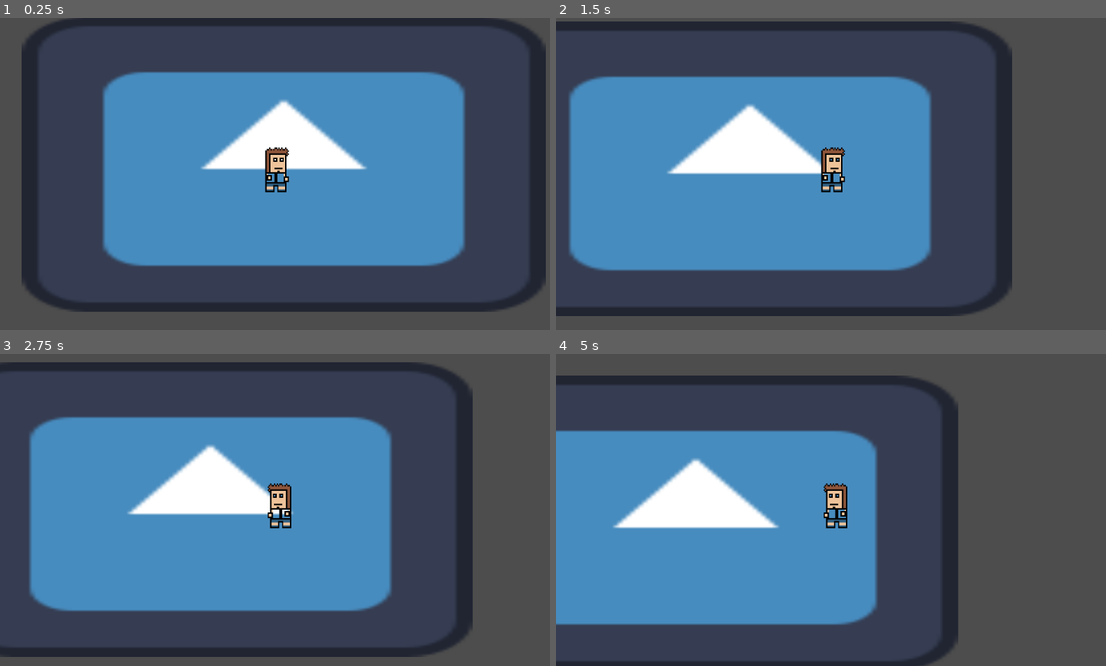
Above: before the commit, frames 1-4 (two rows, left to right).
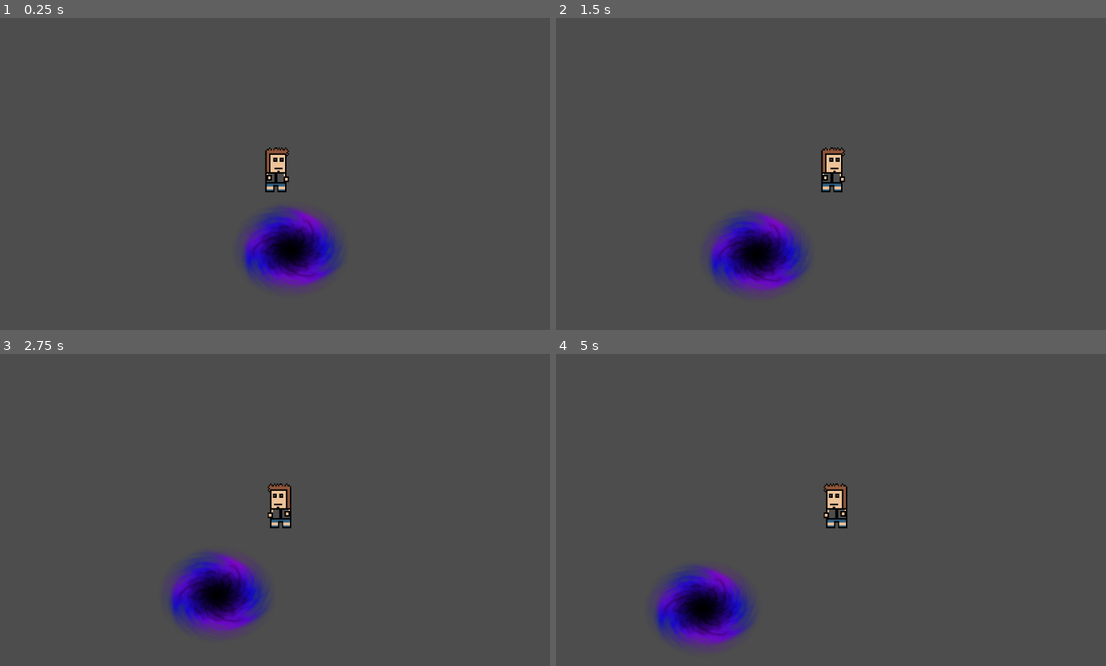
Above: after the commit, the same moments.

Repository: CISC204-S26/hw4-bribri-dtb
Game: Godot game, scene res://node_2d.tscn
Two runs of this game, one before a commit and one after it. Both use one fixed random seed, a clock stepped at 60 frames per second and the inputs below. The engine's default icon, where the game draws it, is replaced by a stand-in: a white triangle on a blue panel in a dark square.
Inputs:
- Up to frame 1 (0.25 s): no input
- Up to frame 2 (1.5 s): tap Enter at 0.5 s; hold Right (move right) from 0.53 s (still down); tap W (move up) at 0.77 s
- Up to frame 3 (2.75 s): tap W (move up) at 1.52 s; release Right (move right) at 2.03 s; hold A (move left) from 2.03 s (still down)
- Up to frame 4 (5 s): release A (move left) at 2.78 s; hold Right (move right) 2.78-4.28 s; tap W (move up) at 3.02, 3.77, 4.52 s; hold A (move left) from 4.28 s (still down)

The runs differ from the first frame. In frame 1, 53% of the frame differs, in the area x 3-100%, y 0-95%; in frame 2, 49%; in frame 3, 50%; in frame 4, 43%.

Commit message:
v4.5 next level and portal 1.

Diff:
--- /dev/null
+++ b/pair-project/area_2d.gd
@@ -0,0 +1,11 @@
+extends Area2D
+
+@export var target_scene_path: String = "res://level_1.tscn"
+
+func _ready():
+	connect("body_entered", Callable(self, "_on_body_entered"))
+
+func _on_body_entered(body):
+	if body.is_in_group("player"):
+		print("Player entered portal! Loading Level2...")
+		get_tree().change_scene_to_file(target_scene_path)
--- /dev/null
+++ b/pair-project/character_body_2d.gd
@@ -0,0 +1,24 @@
+extends CharacterBody2D
+
+@export var speed := 200.0
+@export var jump_velocity := -400.0
+var gravity = ProjectSettings.get_setting("physics/2d/default_gravity")
+
+func _ready():
+	add_to_group("player")  # for coins and DeathZone detection
+
+func _physics_process(delta):
+	var dir = Input.get_action_strength("move_right") - Input.get_action_strength("move_left")
+	velocity.x = dir * speed
+
+	if Input.is_action_just_pressed("jump") and is_on_floor():
+		velocity.y = jump_velocity
+
+	if not is_on_floor():
+		velocity.y += gravity * delta
+
+
+	move_and_slide()
+
+	if dir != 0 and $Sprite2D:
+		$Sprite2D.flip_h = dir <extends CharacterBody2D
--- a/pair-project/level_1.tscn
+++ b/pair-project/level_1.tscn
@@ -1,6 +1,7 @@
 [gd_scene format=3 uid="uid://d31v0dsin554l"]
 
 [ext_resource type="Texture2D" uid="uid://b2rbxclpmgc68" path="res://pixel house.png" id="1_3hls8"]
+[ext_resource type="PackedScene" uid="uid://bpuuf5f38p81v" path="res://node_2d.tscn" id="2_hbghi"]
 
 [node name="Level 1" type="Node2D" unique_id=1870354116]
 
@@ -8,3 +9,6 @@
 position = Vector2(562, 341.25)
 scale = Vector2(2.1953125, 1.9750733)
 texture = ExtResource("1_3hls8")
+
+[node name="Node2D" parent="." unique_id=416776090 instance=ExtResource("2_hbghi")]
+position = Vector2(329, 277)
--- a/pair-project/node_2d.tscn
+++ b/pair-project/node_2d.tscn
@@ -1,22 +1,21 @@
 [gd_scene format=3 uid="uid://bpuuf5f38p81v"]
 
 [ext_resource type="Script" uid="uid://c3cosa425diex" path="res://player.gd" id="1_0e48y"]
-[ext_resource type="Texture2D" uid="uid://b1xydfdswmcne" path="res://icon.svg" id="1_epypp"]
 [ext_resource type="Texture2D" uid="uid://6daavud7ue8i" path="res://Untitled design.png" id="1_wtcfe"]
+[ext_resource type="Script" uid="uid://dl5y7b6y7saxi" path="res://area_2d.gd" id="4_q6r6c"]
+[ext_resource type="Texture2D" uid="uid://d4nabs85mgdyd" path="res://Portal-PNG-Pic.png" id="5_kdubu"]
 
 [sub_resource type="RectangleShape2D" id="RectangleShape2D_0e48y"]
 size = Vector2(47, 94)
 
+[sub_resource type="CircleShape2D" id="CircleShape2D_d21ai"]
+radius = 79.81228
+
 [node name="Node2D" type="Node2D" unique_id=416776090]
 position = Vector2(88, 67)
 
-[node name="Sprite2D" type="Sprite2D" parent="." unique_id=947526577]
-position = Vector2(501.49997, 267)
-scale = Vector2(8.492187, 4.78125)
-texture = ExtResource("1_epypp")
-
 [node name="Player" type="CharacterBody2D" parent="." unique_id=73584866]
-position = Vector2(248, 139)
+position = Vector2(271, 31)
 script = ExtResource("1_0e48y")
 
 [node name="Sprite2D" type="Sprite2D" parent="Player" unique_id=1913954565]
@@ -30,3 +29,16 @@
 
 [node name="Camera2D" type="Camera2D" parent="Player" unique_id=476659760]
 position = Vector2(241, 148)
+
+[node name="Area2D" type="Area2D" parent="." unique_id=60894775]
+position = Vector2(537, 339)
+script = ExtResource("4_q6r6c")
+
+[node name="PortalPngPic" type="Sprite2D" parent="Area2D" unique_id=1993556020]
+position = Vector2(2, -2.9999695)
+scale = Vector2(0.498, 0.412)
+texture = ExtResource("5_kdubu")
+
+[node name="CollisionShape2D" type="CollisionShape2D" parent="Area2D" unique_id=277818100]
+position = Vector2(-7, 0)
+shape = SubResource("CircleShape2D_d21ai")
Binary file added: pair-project/Portal-PNG-Pic.png
Not shown, added: pair-project/Portal-PNG-Pic.png.import
Not shown, added: pair-project/area_2d.gd.uid
Not shown, added: pair-project/character_body_2d.gd.uid
